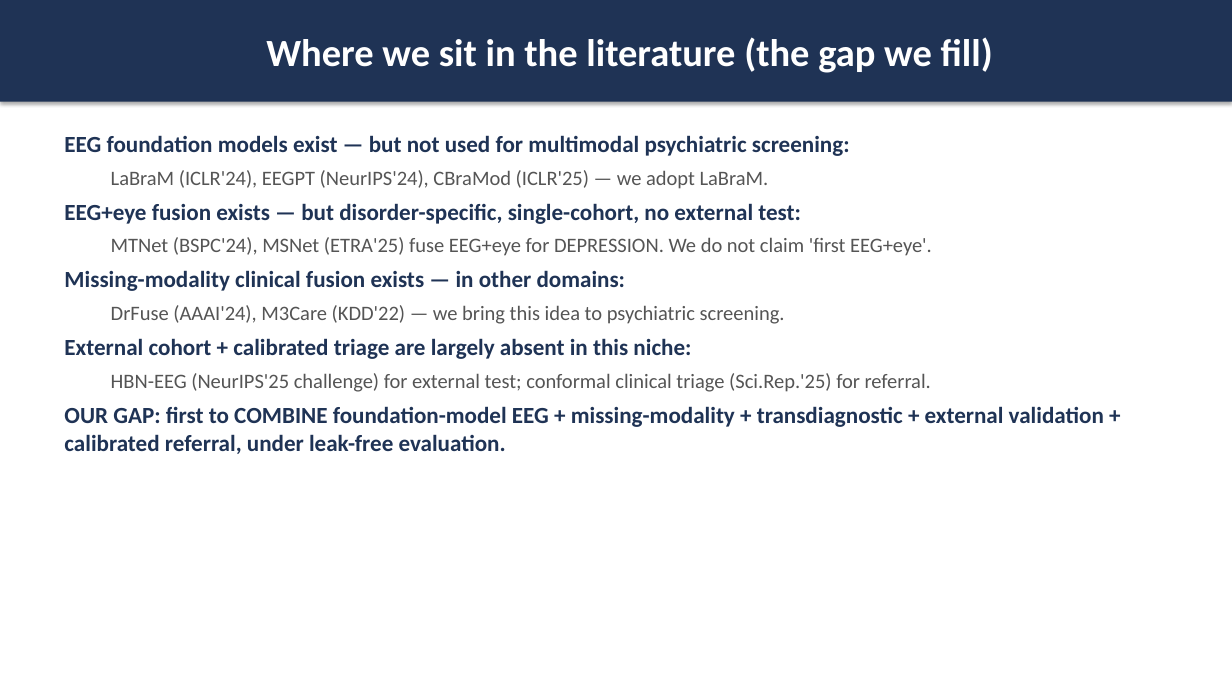
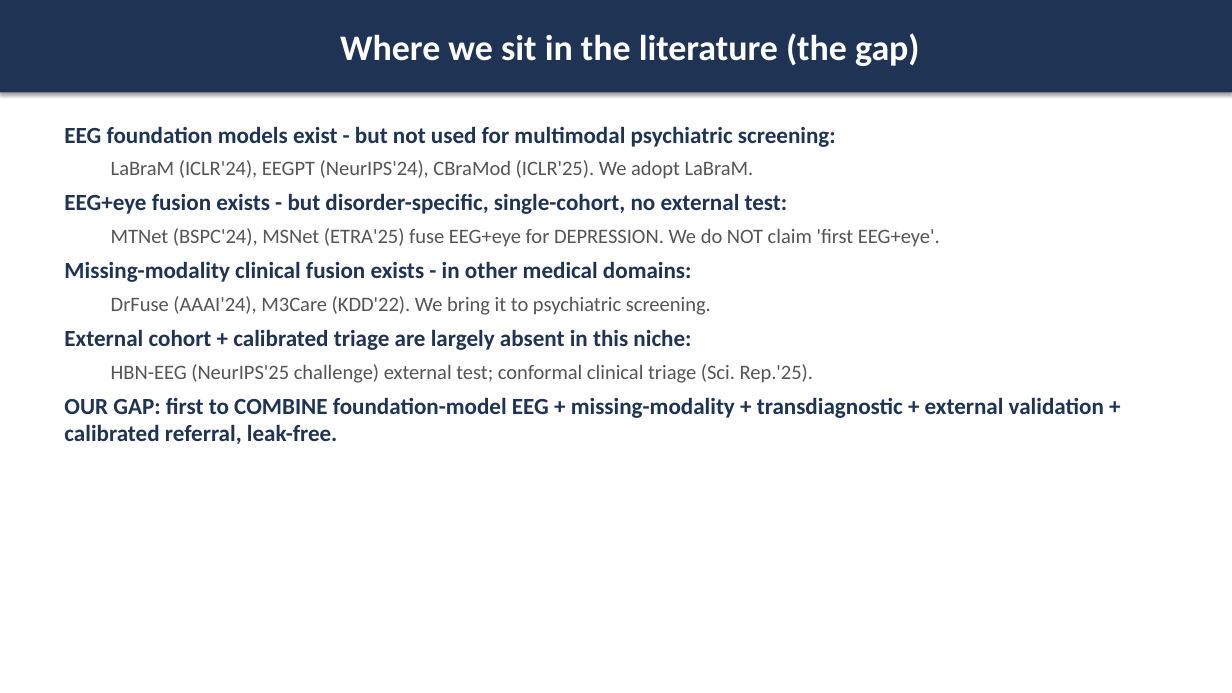
Before and after one commit to AyeshaAnzer1610/neuroformer, a slide deck: slide 8 of docs/resubmission/NeuroFormer-Supervisor-Meeting.pptx (slide 6 before the commit). Drawn at 1232x693 pixels with LibreOffice and Linux fonts; fonts in the diff are those of the drawing. Boxes give left, top, right and bottom in pixels: in the first picture for what was removed or moved away, otherwise in the second. Text is boxed around its words. In the diff, an @@ line names an element or a change of style, - is before the commit and + after.

```diff
--- a/docs/resubmission/NeuroFormer-Supervisor-Meeting.pptx
+++ b/docs/resubmission/NeuroFormer-Supervisor-Meeting.pptx
@@ rectangle "Where we sit in the ..." resized from (x1=0, y1=0, x2=1232, y2=102) to (x1=0, y1=0, x2=1232, y2=92) @@
@@ text in rectangle at (x1=340, y1=33, x2=920, y2=66): text changed; size 30 to 28 pt @@
-Where we sit in the literature (the gap we fill)
+Where we sit in the literature (the gap)
@@ text "EEG foundation models exist - ..." moved from (x1=64, y1=135, x2=1104, y2=454) to (x1=64, y1=126, x2=1104, y2=444) @@
@@ text at (x1=64, y1=126, x2=940, y2=315): text changed @@
-EEG foundation models exist — but not used for multimodal psychiatric screening:
-  LaBraM (ICLR'24), EEGPT (NeurIPS'24), CBraMod (ICLR'25) — we adopt LaBraM.
-EEG+eye fusion exists — but disorder-specific, single-cohort, no external test:
-  MTNet (BSPC'24), MSNet (ETRA'25) fuse EEG+eye for DEPRESSION. We do not claim 'first EEG+eye'.
-Missing-modality clinical fusion exists — in other domains:
-  DrFuse (AAAI'24), M3Care (KDD'22) — we bring this idea to psychiatric screening.
+EEG foundation models exist - but not used for multimodal psychiatric screening:
+  LaBraM (ICLR'24), EEGPT (NeurIPS'24), CBraMod (ICLR'25). We adopt LaBraM.
+EEG+eye fusion exists - but disorder-specific, single-cohort, no external test:
+  MTNet (BSPC'24), MSNet (ETRA'25) fuse EEG+eye for DEPRESSION. We do NOT claim 'first EEG+eye'.
+Missing-modality clinical fusion exists - in other medical domains:
+  DrFuse (AAAI'24), M3Care (KDD'22). We bring it to psychiatric screening.
@@ text at (x1=64, y1=364, x2=1104, y2=444): text changed @@
-  HBN-EEG (NeurIPS'25 challenge) for external test; conformal clinical triage (Sci.Rep.'25) for referral.
-OUR GAP: first to COMBINE foundation-model EEG + missing-modality + transdiagnostic + external validation + calibrated referral, under leak-free evaluation.
+  HBN-EEG (NeurIPS'25 challenge) external test; conformal clinical triage (Sci. Rep.'25).
+OUR GAP: first to COMBINE foundation-model EEG + missing-modality + transdiagnostic + external validation + calibrated referral, leak-free.
```
Also in this commit, not shown: 8 other slides changed, 2 slides added, 1 other file.
